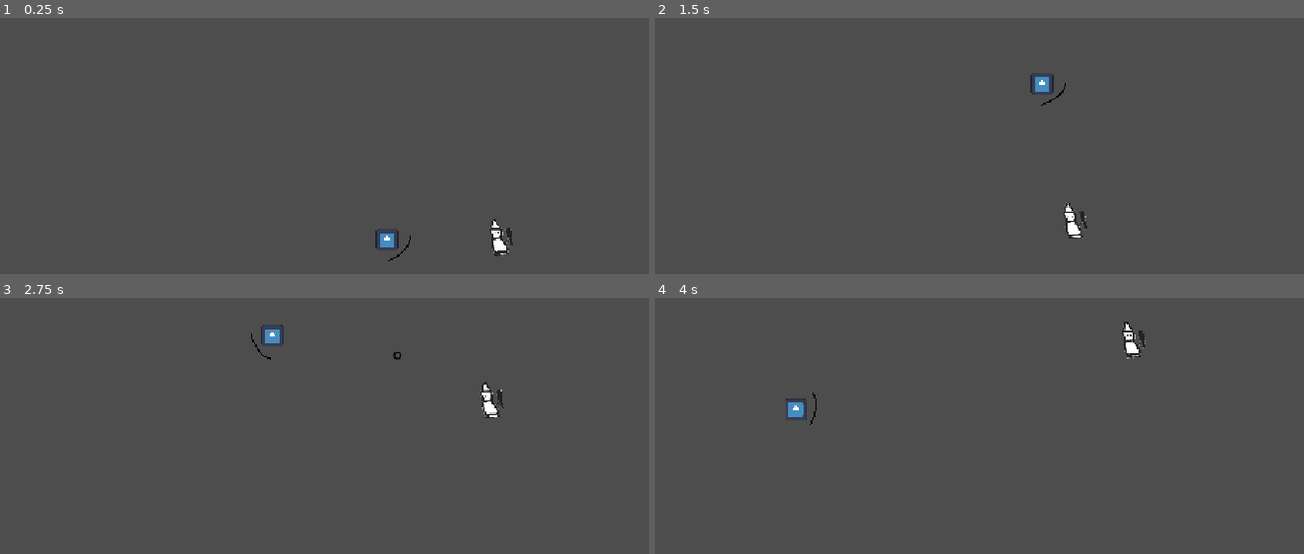
Above: before the commit, frames 1-4 (two rows, left to right).
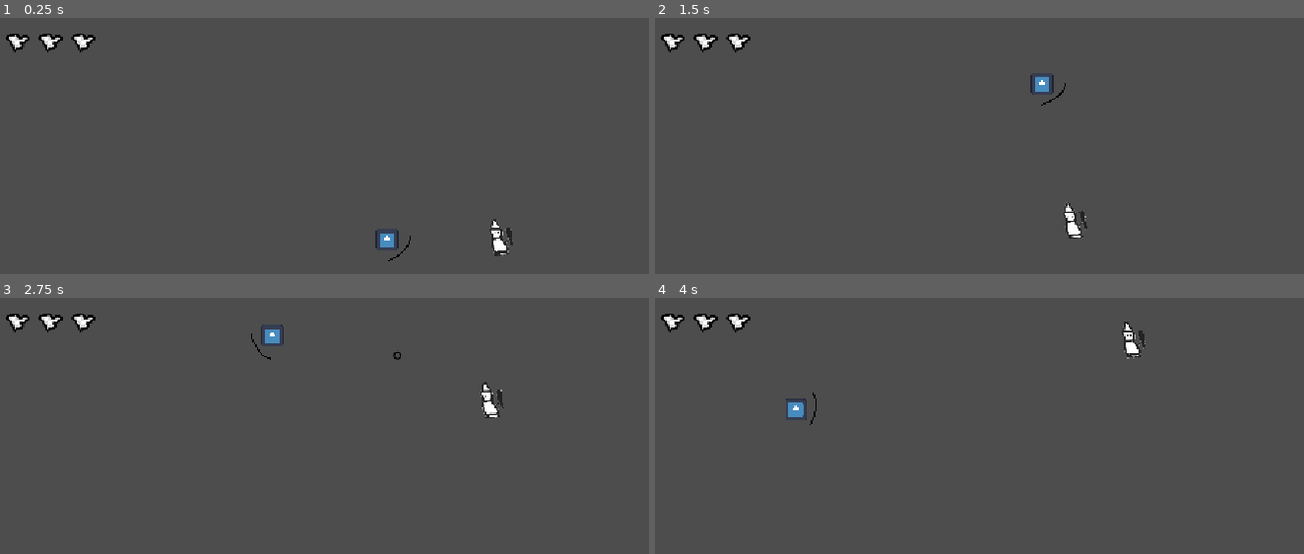
Above: after the commit, the same moments.

Repository: Tylerr-D/bonc
Game: Godot game, scene res://main.tscn
Two runs of this game, one before a commit and one after it. Both use one fixed random seed, a clock stepped at 60 frames per second and the inputs below. The engine's default icon, where the game draws it, is replaced by a stand-in: a white triangle on a blue panel in a dark square.
Inputs (mouse positions are in pixels of both pictures, inside the frame that each line leads up to):
- Up to frame 1 (0.25 s): no input
- Up to frame 2 (1.5 s): move the mouse to (outside the picture) at 0.52 s; hold W (move_up) from 0.53 s (still down); move the mouse to (outside the picture) at 1.27 s
- Up to frame 3 (2.75 s): move the mouse to (149, 454) at 2.02 s; release W (move_up) at 2.03 s; hold A (move_left) from 2.03 s (still down)
- Up to frame 4 (4 s): move the mouse to (1083, 520) at 2.77 s; move the mouse to (921, 408) at 3.52 s; release A (move_left) at 3.53 s; hold S (move_down) from 3.53 s (still down)

The runs differ from the first frame. In frame 1, 0.5% of the frame differs, in the area x 0-15%, y 6-14%; in frame 2, 0.5%; in frame 3, 0.5%; in frame 4, 0.5%.

Commit message:
gave player hearts

Diff:
--- a/main.tscn
+++ b/main.tscn
@@ -1,8 +1,10 @@
-[gd_scene load_steps=3 format=3]
+[gd_scene load_steps=4 format=3]
 
 [ext_resource type="PackedScene" path="res://player.tscn" id="1"]
 
 [ext_resource type="PackedScene" path="res://enemy.tscn" id="2"]
+
+[ext_resource type="Texture2D" path="res://heart.png" id="3"]
 
 [node name="Main" type="Node2D"]
 
@@ -14,3 +16,20 @@
 
 [node name="Enemy" parent="." instance=ExtResource("2")]
 position = Vector2(780, 324)
+
+[node name="HUD" type="CanvasLayer" parent="."]
+
+[node name="Heart1" type="Sprite2D" parent="HUD"]
+position = Vector2(36, 36)
+scale = Vector2(0.5, 0.5)
+texture = ExtResource("3")
+
+[node name="Heart2" type="Sprite2D" parent="HUD"]
+position = Vector2(84, 36)
+scale = Vector2(0.5, 0.5)
+texture = ExtResource("3")
+
+[node name="Heart3" type="Sprite2D" parent="HUD"]
+position = Vector2(132, 36)
+scale = Vector2(0.5, 0.5)
+texture = ExtResource("3")
--- a/player.gd
+++ b/player.gd
@@ -19,6 +19,7 @@
 
 func take_damage():
 	health -= 1
+	get_parent().get_node("HUD/Heart" + str(health + 1)).hide()
 	print("Health: ", health)
 	if health <= 0:
 		get_tree().call_deferred("reload_current_scene")
Binary file added: heart.png
Not shown, added: heart.png.import
